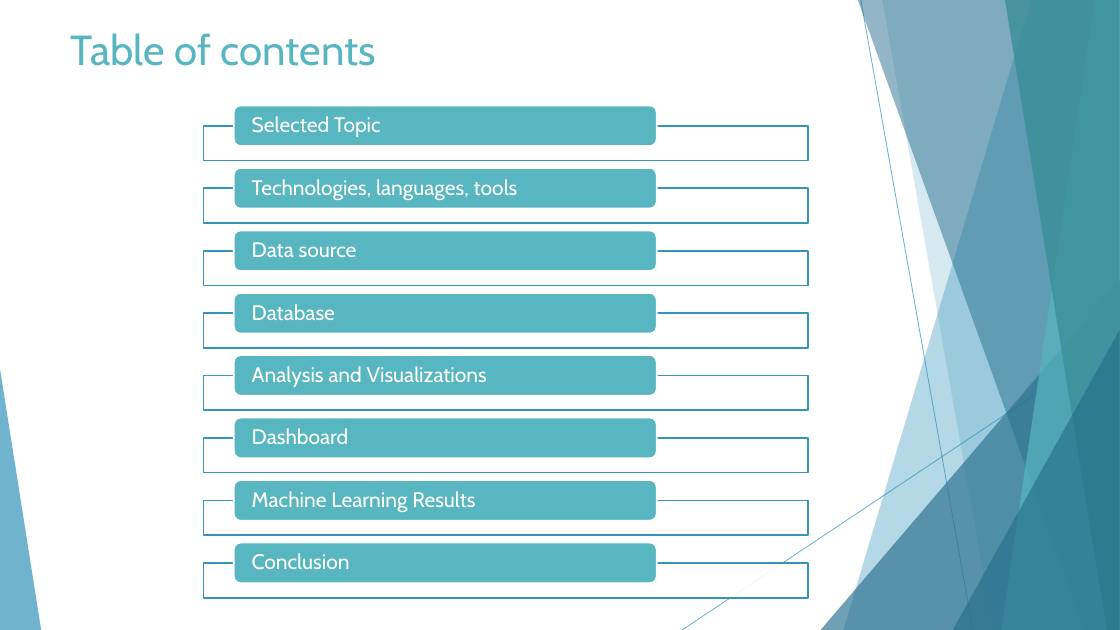
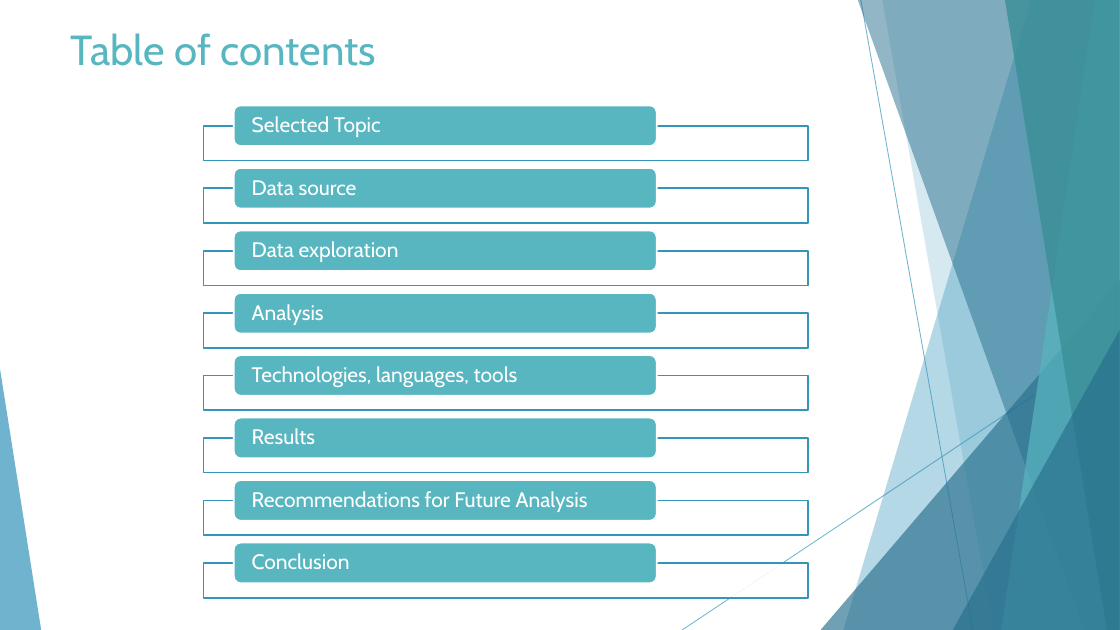
Before and after one commit to jcerda1994/Proyecto_final_1, a slide deck: slide 2 of Final Presentation.pptx (slide 3 before the commit). Drawn at 1120x630 pixels with LibreOffice and Linux fonts; fonts in the diff are those of the drawing. Boxes give left, top, right and bottom in pixels: in the first picture for what was removed or moved away, otherwise in the second. Text is boxed around its words. In the diff, an @@ line names an element or a change of style, - is before the commit and + after.

```diff
--- a/Final Presentation.pptx
+++ b/Final Presentation.pptx
@@ text "Data source": place and size @@
-text "Data source" at [252, 242, 357, 257]
+text "Data source" at [252, 180, 357, 195]
@@ text added at [252, 241, 399, 262], 18 pt, text #FFFFFF @@
+Data exploration
@@ text at [252, 304, 324, 325]: text changed @@
-Analysis and Visualizations
+Analysis
@@ text removed at [252, 304, 335, 320] @@
-Database
@@ text "Technologies, languages, tools": place and size @@
-text "Technologies, languages, tools" at [252, 179, 518, 200]
+text "Technologies, languages, tools" at [252, 366, 518, 387]
@@ text at [252, 428, 315, 444]: text changed @@
-Machine Learning Results
+Results
@@ text removed at [252, 428, 349, 444] @@
-Dashboard
@@ text added at [252, 491, 588, 512], 18 pt, text #FFFFFF @@
+Recommendations for Future Analysis
```
Also in this commit, not shown: 9 other slides changed, 8 slides added, 9 slides removed.
